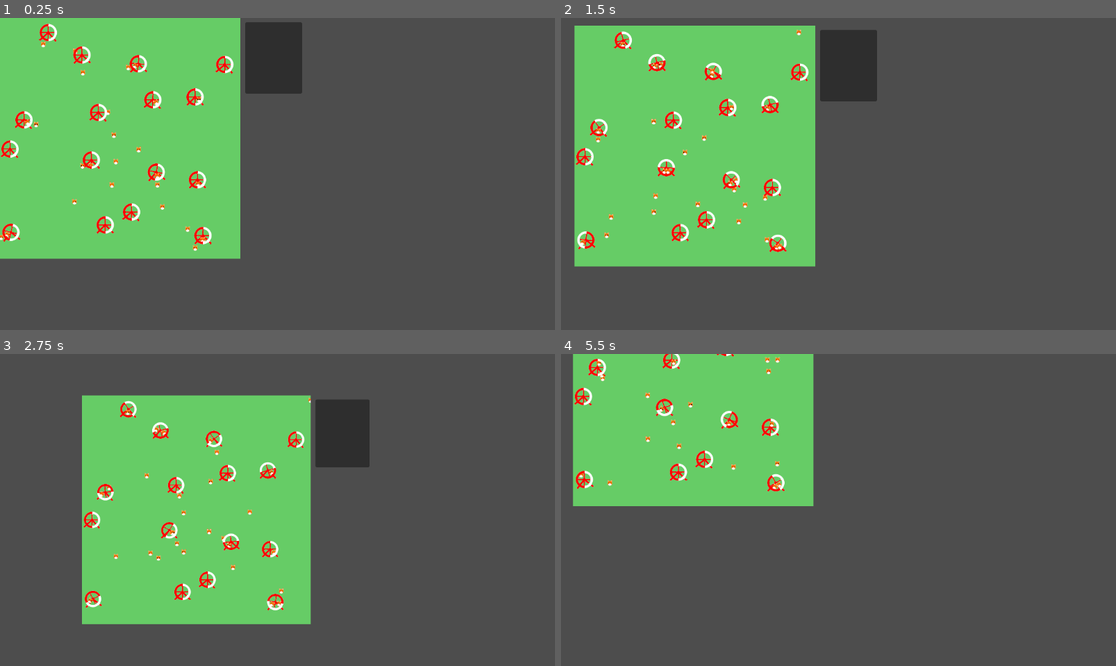
Above: before the commit, frames 1-4 (two rows, left to right).
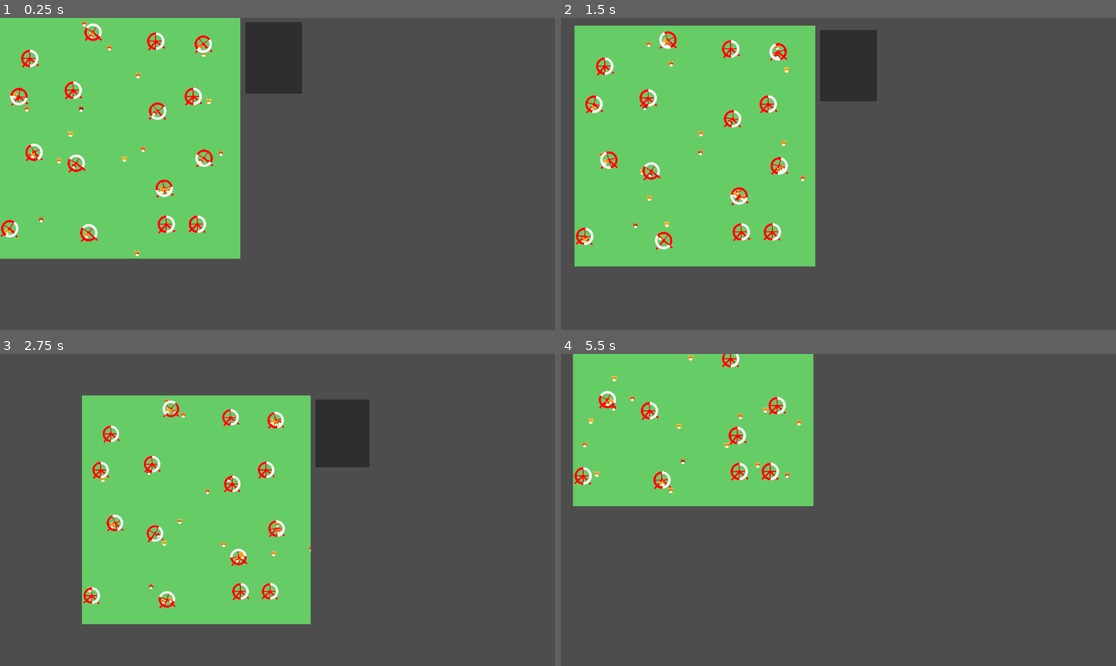
Above: after the commit, the same moments.

Repository: ErikSeewald/Pronicula
Game: Godot game, scene res://scenes/Hamsters.tscn
The game is run twice, just before and just after one commit, with the same random seed, the same clock (stepped at 60 frames per second) and the same inputs.
Inputs (mouse positions are in pixels of both pictures, inside the frame that each line leads up to):
- Up to frame 1 (0.25 s): no input
- Up to frame 2 (1.5 s): move the mouse to (960, 158) at 0.52 s; hold Middle mouse button (move_around) 0.53-1.25 s; click (960, 158) at 0.67 s; drag from (727, 189) to (810, 236) at 1.27 s
- Up to frame 3 (2.75 s): move the mouse to (333, 441) at 2.02 s; tap Mouse wheel down (zoom_out) at 2.1 s; click (333, 441) at 2.17 s
- Up to frame 4 (5.5 s): drag from (810, 572) to (672, 463) at 2.77 s; move the mouse to (1005, 556) at 3.52 s; tap Mouse wheel up (zoom_in) at 3.6 s; click (1005, 556) at 3.67 s; drag from (672, 463) to (755, 432) at 4.27 s; move the mouse to (866, 510) at 5.02 s; hold Middle mouse button (move_around) from 5.03 s (still down); click (866, 510) at 5.17 s

The runs differ from the first frame. In frame 1, 4.0% of the frame differs, in the area x 0-43%, y 0-77%; in frame 2, 4.0%, in the area x 2-45%, y 3-76%; in frame 3, 3.6%; in frame 4, 2.6%.

Commit message:
smoother transitions, unique colors

Diff:
--- a/project.godot
+++ b/project.godot
@@ -8,11 +8,15 @@
 
 config_version=5
 
+[animation]
+
+compatibility/default_parent_skeleton_in_mesh_instance_3d=true
+
 [application]
 
 config/name="Pronicula"
 run/main_scene="uid://c17hur1cttows"
-config/features=PackedStringArray("4.5", "GL Compatibility")
+config/features=PackedStringArray("4.6", "GL Compatibility")
 boot_splash/show_image=false
 
 [editor_plugins]
--- a/scenes/Hamsters.tscn
+++ b/scenes/Hamsters.tscn
@@ -6,24 +6,24 @@
 
 [sub_resource type="ShaderMaterial" id="ShaderMaterial_58ydm"]
 shader = ExtResource("2_dters")
-shader_parameter/time = 329.505
+shader_parameter/time = 468.015
 shader_parameter/size = 12.0
-shader_parameter/seed = 8
+shader_parameter/seed = 1
 shader_parameter/jitter_intensity = 2.0
 shader_parameter/inner_wheel_size = 0.3
-shader_parameter/outer_wheel_size = 0.445
+shader_parameter/outer_wheel_size = 0.45
 shader_parameter/hamster_count = 30
 shader_parameter/hamster_size = 0.13
 shader_parameter/hamster_bobbing = 50.0
 shader_parameter/background_col = Color(0.4, 0.8, 0.4, 1)
 
-[node name="Hamsters" type="Node2D"]
+[node name="Hamsters" type="Node2D" unique_id=699650666]
 
-[node name="FloatingContainer" type="Node2D" parent="."]
+[node name="FloatingContainer" type="Node2D" parent="." unique_id=334459141]
 script = ExtResource("1_g7pv0")
 metadata/_custom_type_script = "uid://bb7ouwmptxgdo"
 
-[node name="ColorRect" type="ColorRect" parent="FloatingContainer"]
+[node name="ColorRect" type="ColorRect" parent="FloatingContainer" unique_id=523229470]
 material = SubResource("ShaderMaterial_58ydm")
 offset_left = -0.99999994
 offset_right = 49.0
@@ -32,13 +32,13 @@
 script = ExtResource("3_g7pv0")
 metadata/_edit_use_anchors_ = true
 
-[node name="UI" type="Panel" parent="FloatingContainer"]
+[node name="UI" type="Panel" parent="FloatingContainer" unique_id=962166169]
 offset_left = 509.0
 offset_top = 9.0
 offset_right = 627.0
 offset_bottom = 157.0
 
-[node name="VBoxContainer" type="VBoxContainer" parent="FloatingContainer/UI"]
+[node name="VBoxContainer" type="VBoxContainer" parent="FloatingContainer/UI" unique_id=2071290171]
 layout_mode = 0
 offset_left = 5.0
 offset_top = 6.0
--- a/shaders/demos/hamsters/hamsters.gdshader
+++ b/shaders/demos/hamsters/hamsters.gdshader
@@ -90,12 +90,12 @@
 }
 
 // Samples the procedural SDF hamster texture based on the given UV.
-vec4 sample_hamster(vec2 uv, vec3 color)
+vec4 sample_hamster(vec2 uv, vec3 color_offset)
 {
 	// Origin already at hamster center
 	vec4 value = vec4(1.0, 1.0, 1.0, 0.0);
 	float alpha = 0.0;
-	const vec3 hamster_col = vec3(1.0, 0.45, 0.0);
+	vec3 hamster_col = vec3(1.0, 0.45, 0.0) + color_offset;
 	const vec3 hamster_skin = vec3(1.0, 0.8, 0.8);
 	const vec3 hamster_skin_darker = vec3(1.0, 0.6, 0.6);
 
@@ -181,19 +181,26 @@
 }
 
 
+float walkNoise(float t)
+{
+	float t_int = floor(t);
+	float t_fract = fract(t);
+	float a = hash_seedless(t_int);
+	float b = hash_seedless(t_int+1.0);
+	return mix(a, b, smoothstep(0.0, 1.0, t_fract));
+}
+
+
 // Draws hamsters onto the current color at the given grid coordinates.
 vec3 draw_hamsters(vec2 coords, vec3 cur_color, inout bool wheel_active, inout float wheel_speed)
 {
-	const int cycles = 6;
+	const int cycles = 7;
 	const float full_cycle = 60.0;
-	const float cycle_lengths[cycles] = {/*1.0, 2.0, 3.0, 4.0, 5.0, 6.0, */ 10.0, 12.0, 15.0, 20.0, 30.0, 60.0};
+	const float cycle_lengths[cycles] = {/*1.0, 2.0, 3.0, 4.0, 5.0,*/ 6.0, 10.0, 12.0, 15.0, 20.0, 30.0, 60.0};
 
 	for (uint i = 0u; i < hamster_count; i++)
 	{
 		float idx = float(i);
-
-		float st = time + 10.0 * hash_seedless(idx);
-		vec2 shift = vec2(sin(st * 2.2), cos(st*1.5)) * 0.5;
 
 		// Every 60 t, the cycle lengths of all of them change
 		// This is because 60 has 12 divisors, allowing for these cycle lengths
@@ -203,6 +210,9 @@
 		float t0 = floor(time / tt) * tt;
 		float t1 = t0 + tt;
 
+		float st = time + 10.0 * hash_seedless(idx);
+		vec2 shift = vec2(walkNoise(st), walkNoise(st+17.0)) * (1.0 - abs(0.5 - phase) * 2.0) * 5.0; // Scale intensity so that at beginning and end it is at goal pos
+
 		vec2 cur_hamster = hash_vec2_vec2(vec2(idx), seed);
 		vec3 last_goal = get_goal(cur_hamster, t0);
 		vec3 cur_goal = get_goal(cur_hamster, t1);
@@ -215,42 +225,46 @@
 
 		float wheel_speed_temp;
 
-		vec2 bobbing_offset = vec2(0.0, sin(time * hamster_bobbing) * hamster_size * 0.1);
-
-		// Only goals that were explicitly forced to be the wheel should be counted, otherwise position assumptions may be off
+		vec2 bobbing_offset = vec2(0.0, sin(time * hamster_bobbing * 20.0/tt + 1.0/(idx+1.0)) * hamster_size * 0.1);
+				// Only goals that were explicitly forced to be the wheel should be counted, otherwise position assumptions may be off
 		if (last_goal.z == 1.0)
 		{
+			vec2 floor_offset = -vec2(0.0, 0.7) * hamster_size;
+			vec2 center = last_goal.xy - wheel_center_to_bottom;
 			if (phase < 0.5)
 			{
 				cur_hamster = last_goal.xy; b = true;
-				vec2 center = last_goal.xy - wheel_center_to_bottom;
+
 
 				float t = (time - t0) / tt; // Start rotation at bottom of the wheel
 				wheel_speed_temp = get_wheel_speed(t, vec2(wheel_idx));
-				vec2 floor_offset = -vec2(0.0, 0.7) * hamster_size;
+
 				bobbing_offset = vec2(0.0, sin(time * wheel_speed_temp * hamster_bobbing * 0.0005) * hamster_size * 0.2);
 
 
 				if (ivec2(coords/float(jitter_bounds)) == ivec2(last_goal.xy / float(jitter_bounds)))
 				{
 					wheel_active = true;
-					if (wheel_speed == 0.0)
-					{wheel_speed = wheel_speed_temp; } // Wheel speed depends on first hamster in index order
+					wheel_speed += wheel_speed_temp;
 
 
 				}
 
-				if (wheel_speed_temp < wheel_speed)
+				if (round(hash_seedless(idx)) * phase > 0.25)
 				{
 					// These ones tumble around instead
-					cur_hamster = rotate_around_center(cur_hamster - center + floor_offset + bobbing_offset, -wheel_speed_temp) + center;
+					cur_hamster = rotate_around_center(cur_hamster - center + floor_offset + bobbing_offset, - max(wheel_speed, wheel_speed_temp)) + center;
 				}
 				else
 				{
-					cur_hamster = rotate_around_center(cur_hamster - center + floor_offset + bobbing_offset, sin(time * wheel_speed_temp * 0.001)) + center;
+					cur_hamster = rotate_around_center(cur_hamster - center + floor_offset + bobbing_offset, sin(time * wheel_speed_temp * 0.001 + 5.0/(idx+1.0))) + center;
 				}
 			}
-			else {cur_hamster = last_goal.xy - (last_goal.xy - cur_goal.xy) * (phase-0.5)*2.0 + shift;}
+			else
+			{
+
+				cur_hamster = last_goal.xy - ((last_goal.xy - cur_goal.xy) + shift) * (phase-0.5)*2.0 ;
+			}
 		}
 
 		if (!b) { cur_hamster += bobbing_offset; }
@@ -258,25 +272,11 @@
 		float d = length(dif);
 		if (d < hamster_size * 1.5)
 		{
-			vec3 hamster_col = vec3(1.0, 1.0, 0.0);
-			/*switch (int(tt))
-				{
-					case 4: hamster_col = vec3(1.0, 0.0, 0.0); break;
-					case 5: hamster_col = vec3(0.0, 1.0, 0.0); break;
-					case 6: hamster_col = vec3(0.0, 0.0, 1.0); break;
-					case 10: hamster_col = vec3(1.0, 0.0, 1.0); break;
-					case 12: hamster_col = vec3(0.0, 1.0, 1.0); break;
-					case 15: hamster_col = vec3(1.0, 1.0, 0.0); break;
-					case 20: hamster_col = vec3(1.0, 1.0, 1.0); break;
-					case 30: hamster_col = vec3(1.0, 0.5, 1.0); break;
-					case 60: hamster_col = vec3(1.0, 0.6, 1.0); break;
-
-				}*/
-			if (b) {hamster_col = vec3(0.0, 0.0, 0.0);}
+			vec3 hamster_col_offset = vec3(0.7, 0.7, 0.0) * (hash_seedless(idx) - 0.5);
 
 			vec2 hamster_centered = coords - cur_hamster;
 			if (b) { hamster_centered = rotate_around_origin(hamster_centered, -sin(time * wheel_speed_temp * 0.001) * 0.5); }
-			vec4 hamster = sample_hamster(hamster_centered, hamster_col);
+			vec4 hamster = sample_hamster(hamster_centered, hamster_col_offset);
 			cur_color = mix(cur_color, hamster.rgb, hamster.a);
 			// Do not return early, overlap is possible
 		}
Not shown: 1 places in scenes/Hamsters.tscn that only renumber resources
